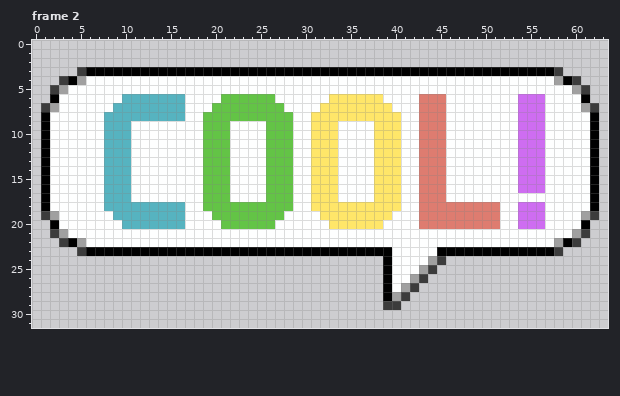
A pixel-art file gets an edit: assets/bubble.ase. The first picture shows the starting point.
64x32 pixels, 2 frames. Shown: frame 2.
The result:
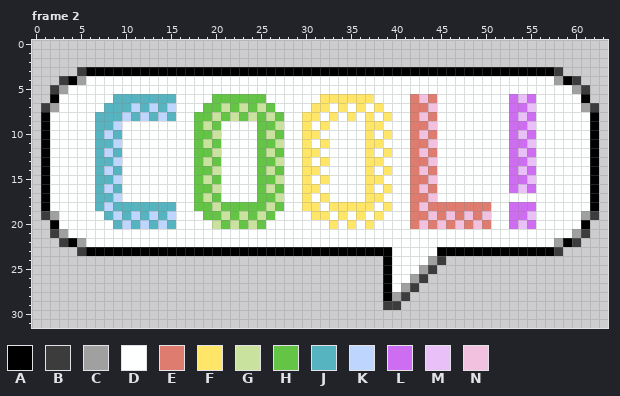
Palette (. is transparent): A #000000  B #3c3c3c  C #a0a0a0  D #feffff  E #de7c70  F #ffe669  G #c9e29e  H #63c446  J #56b3c0  K #bed6fd  L #ce6df1  M #eac0f9  N #f2c1df
Diff:
Changed rows in their new state; - is an unchanged pixel.
Frame 2:
first column x 7:
 6 --J------D---H-----D-----F-----D---EN-D-------LM-D
 7 -J--K-K-KD--H-G-G-G-D---F-D-D-D-D--E-ND-------L-MD
 8 J--K-K-K-D-H-G-G-G-G-D-F-D-D-D-D-D-EN-D-------LM-D
 9 J-KD-------HG-D---H-GD-FD-D---F-DD-E-ND-------L-MD
10 JK-D-------H-GD---HG-D-F-DD---FD-D-EN-D-------LM-D
11 J-KD-------HG-D---H-GD-FD-D---F-DD-E-ND-------L-MD
12 JK-D-------H-GD---HG-D-F-DD---FD-D-EN-D-------LM-D
13 J-KD-------HG-D---H-GD-FD-D---F-DD-E-ND-------L-MD
14 JK-D-------H-GD---HG-D-F-DD---FD-D-EN-D-------LM-D
15 J-KD-------HG-D---H-GD-FD-D---F-DD-E-ND-------L-MD
16 JK-D-------H-GD---HG-D-F-DD---FD-D-EN-D-------LM-D
17 J-KD-------HG-D---H-GD-FD-D---F-DD-E-ND-----------
18 JK-------D-H-G-----G-D-F-D-----D-D-EN-------D-L--D
19 -JK-K-K-KD--H-G-G-G-D---F-D-D-D-D--E-N-N-N-ND-L-MD
20 --JK-K-K-D---G-G-G-D-------D-D-D---EN-N-N-N-D-LM-D
Changed places in both pictures, as pixel boxes (x1, y1, x2, y2):
changed: (95, 94, 545, 229)
